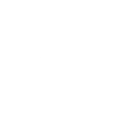
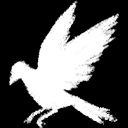
Before/after of a 128×128 layered artwork. What changed in the layer stack:
removed group "Artboard 1" (2 layers) over [0, 0, 128, 128]
renamed "bird" to "Layer 2", hid it, moved it out of group "Artboard 1", painted on it over [0, 0, 128, 128]
added layer "bird" above "Background" over [9, 0, 119, 128]
renamed "Layer 1" to "Background", showed it, moved it out of group "Artboard 1" over [0, 0, 128, 128]
